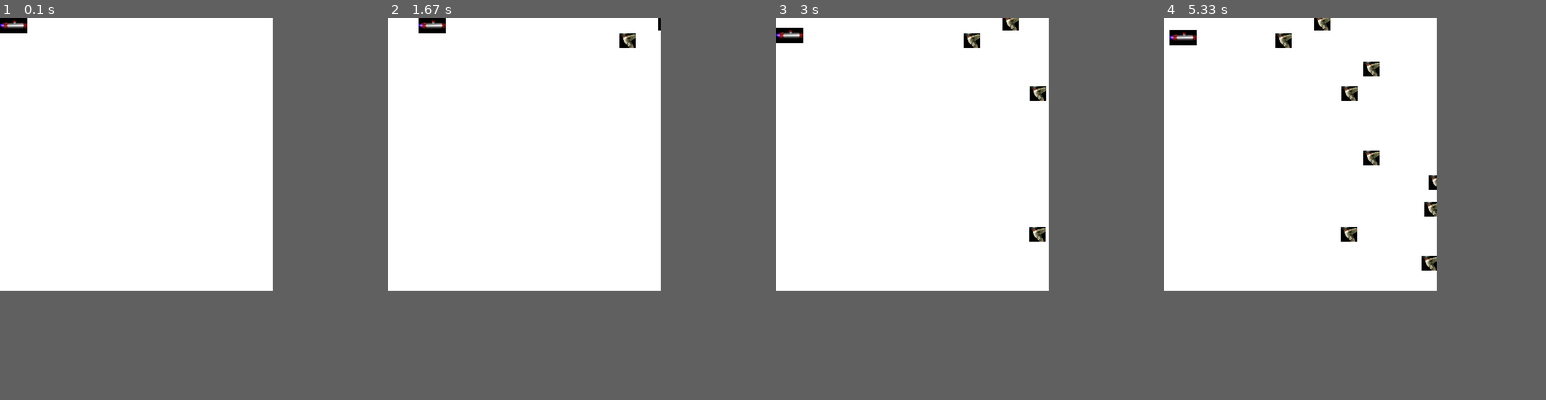
Above: before the commit, frames 1-4 (left to right).
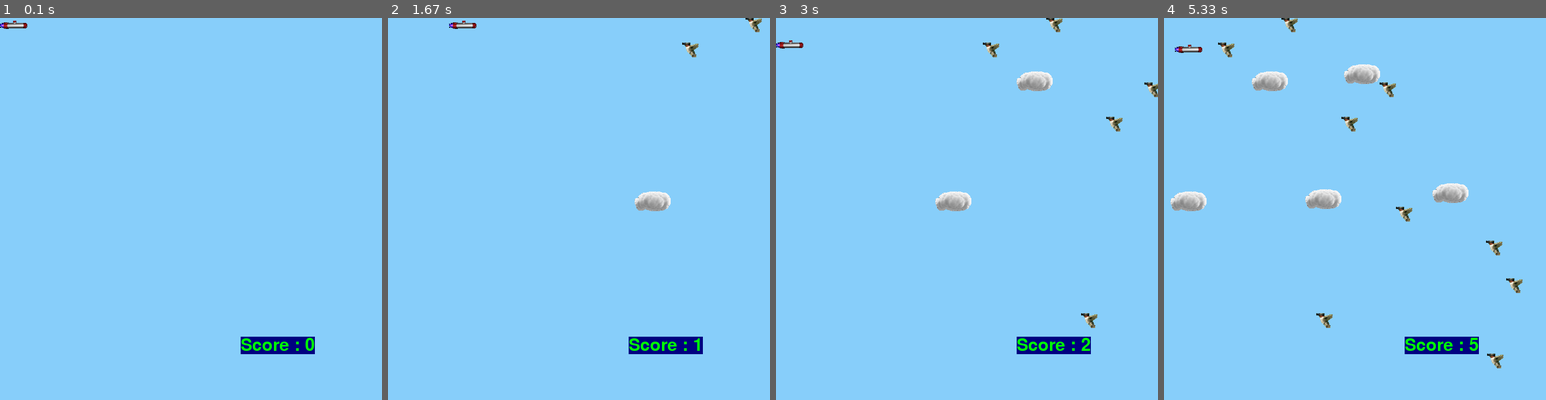
Above: after the commit, the same moments.

Repository: souvikg544/lrnkey_python
Game: pygame game, started from pygame_1.py
Same seed, same stepped clock (60 frames per second), same inputs: the game is played once before the commit and once after it.
Inputs:
- Up to frame 1 (0.1 s): no input
- Up to frame 2 (1.67 s): hold Right 0.33-0.8 s; hold Up 0.83-1.13 s; hold Right 1.17-1.63 s
- Up to frame 3 (3 s): hold Left 1.67-2.2 s; hold Down 2.23-2.53 s; hold Left 2.57-2.97 s
- Up to frame 4 (5.33 s): hold Up 3-3.37 s; hold Right 3.4-4.03 s; hold Down 4.07-4.43 s; hold Left 4.47-4.93 s
The window is 500x500 before the commit and 700x700 after it. Grey fills any space a smaller window leaves; there, only what the larger window draws over its background counts as a difference.

The runs differ from the first frame. In frame 1, 52% of the frame differs, in the area x 0-83%, y 0-88%; in frame 2, 52%; in frame 3, 52%; in frame 4, 52%, in the area x 0-94%, y 0-92%.

Commit message:
Added score and functionalities

Diff:
--- a/pygame_1.py
+++ b/pygame_1.py
@@ -1,8 +1,6 @@
 # Introduction to the pygame module
 
 #Pygame as the name suggests helps us to create games in python
-
-
 
 import pygame
 import time
@@ -26,7 +24,7 @@
     def __init__(self):
         super(Player,self).__init__()
         self.surf= pygame.image.load("rocket1.png").convert()
-        self.surf.set_colorkey((255,255,255), RLEACCEL)
+        self.surf.set_colorkey((0,0,0), RLEACCEL)
         self.rect = self.surf.get_rect()
 
     def update(self,pressed_keys):
@@ -41,22 +39,22 @@
 
         if self.rect.left<0:
             self.rect.left=0
-        if self.rect.right>500:
-            self.rect.right=500
+        if self.rect.right>700:
+            self.rect.right=700
         if self.rect.top<=0:
             self.rect.top=0
-        if self.rect.bottom>=500:
-            self.rect.bottom=500
+        if self.rect.bottom>=700:
+            self.rect.bottom=700
 
 class Enemy(pygame.sprite.Sprite):
     def __init__(self):
         super(Enemy,self).__init__()
         self.surf = pygame.image.load("birds1.png").convert()
-        self.surf.set_colorkey((255, 255, 255), RLEACCEL)
+        self.surf.set_colorkey((0,0,0), RLEACCEL)
         self.rect = self.surf.get_rect(
             center=(
-            random.randint(520,600),
-            random.randint(0,500),
+            random.randint(720,800),
+            random.randint(0,700),
         )
         )
         self.speed=random.randint(0,1)
@@ -66,22 +64,63 @@
         if(self.rect.right<0):
             self.kill()
 
+class Cloud(pygame.sprite.Sprite):
+    def __init__(self):
+        super(Cloud,self).__init__()
+        self.surf=pygame.image.load("cloud70.png").convert()
+        self.surf.set_colorkey((0,0,0),RLEACCEL)
+        self.rect = self.surf.get_rect(
+            center=(
+                random.randint(520, 600),
+                random.randint(0, 500),
+            )
+        )
+    def update(self):
+        self.rect.move_ip(-1,0)
+        if self.rect.right<0 :
+            self.kill()
+
 
 pygame.init()
-screen=pygame.display.set_mode([500,500])
+
+start=time.time()
+
+screen=pygame.display.set_mode([700,700])
 player = Player()
 
 
 enemies=pygame.sprite.Group()
+clouds=pygame.sprite.Group()
 all_sprites=pygame.sprite.Group()
 all_sprites.add(player)
 
 addenemy = pygame.USEREVENT +1
+pygame.time.set_timer(addenemy,250)
 
-pygame.time.set_timer(addenemy,250)
+addcloud=pygame.USEREVENT + 2
+pygame.time.set_timer(addcloud,1000)
 
 run=True
 i=0
+clock=pygame.time.Clock()
+
+
+# Implement scores
+score=0
+
+# Displaying text
+font=pygame.font.Font('freesansbold.ttf',32)
+text=font.render("lost",True,(0,255,0),(0,0,128))
+textrect=text.get_rect()
+textrect.center=(100,100)
+
+
+
+text_score=font.render("Score : ",True,(0,255,0),(0,0,128))
+text_score_rect=text_score.get_rect()
+text_score_rect.center=(500,600)
+
+run1=True
 while run:  # infinite loop
     for e in pygame.event.get():
         if(e.type == pygame.QUIT):
@@ -95,22 +134,39 @@
             enemies.add(newenemy)
             all_sprites.add(newenemy)
 
-    screen.fill((255,255,255))
+        elif(e.type == addcloud):
+            new_cloud=Cloud()
+            clouds.add(new_cloud)
+            all_sprites.add(clouds)
+
+
 
     #r=pygame.draw.circle(screen,(0,0,255),(250,250),100)
     pressed_keys=pygame.key.get_pressed()
     player.update(pressed_keys)
 
     enemies.update()
-
+    clouds.update()
+    screen.fill((135, 206, 250))
     for entity in all_sprites:
         screen.blit(entity.surf,entity.rect)
 
     if pygame.sprite.spritecollideany(player,enemies):
         player.kill()
-        time.sleep(2)
+        print("Lost")
+        screen.blit(text,textrect)
+        #clock.tick(1)
         run=False
+    text_score = font.render(f"Score : {i}", True, (0, 255, 0), (0, 0, 128))
+
+    pt = time.time()  # Shortcut for present time
+    if ((int(pt) - int(start)) == 1):
+        i+=1
+        start = pt
+
+    screen.blit(text_score, text_score_rect)
 
     pygame.display.flip()
+    clock.tick(120)
 
 pygame.quit()
Binary file added: cloud.png
Binary file added: cloud70.png
Empty file added: time_module.py
